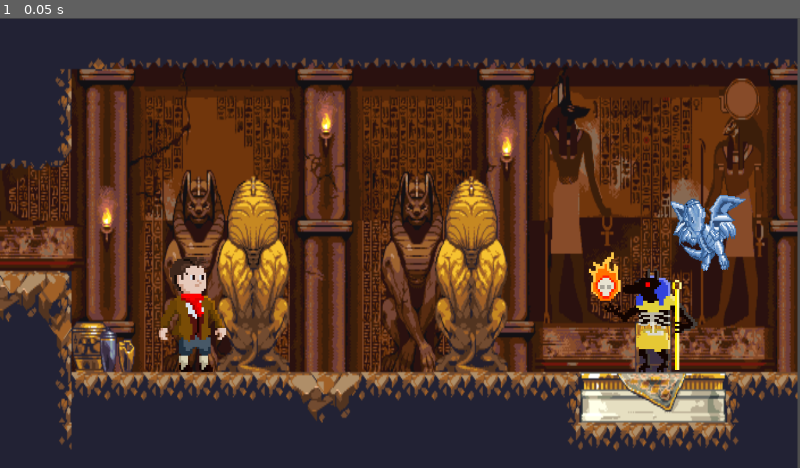
Above: before the commit, frame 1.
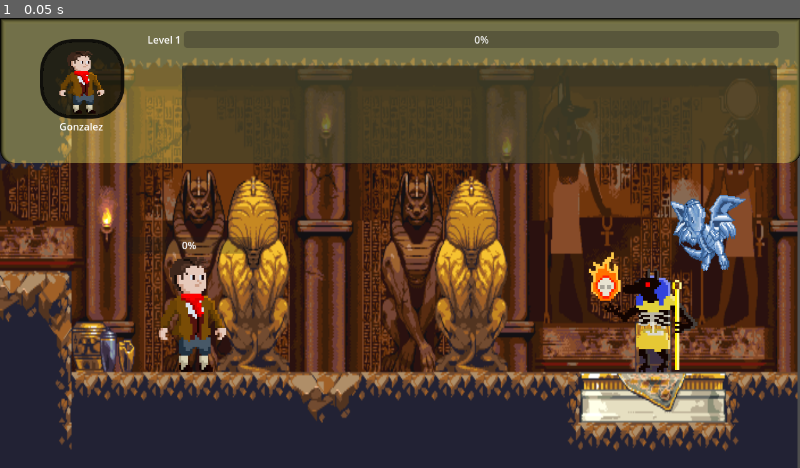
Above: after the commit, the same moment.

Repository: Oozeyard/MMathORPG
Game: Godot game, scene res://Scenes/DragonCave.tscn
The game is run twice, just before and just after one commit, with the same random seed, the same clock (stepped at 60 frames per second) and the same inputs.
Inputs:
- Up to frame 1 (0.05 s): no input

The runs differ from the first frame. In frame 1, 28% of the frame differs, in the area x 0-100%, y 0-53%.
Error after the commit: Invalid call. Nonexistent function 'add_xp' in base 'Control'. (res://Scenes/DragonCave.gd:7)

Commit message:
Adding UI

Diff:
--- /dev/null
+++ b/Scenes/CanvasLayer.gd
@@ -0,0 +1,38 @@
+extends CanvasLayer
+
+# Références vers les ProgressBars
+@onready var health_bar = $HealthBar
+@onready var xp_bar = $XPBar
+
+# Variables pour la vie et l'XP du joueur
+var player_health = 100
+var player_max_health = 100
+var player_xp = 0
+var xp_to_next_level = 100
+var player_level = 1
+
+func _process(delta):
+	# Mettre à jour la barre de vie
+	health_bar.value = player_health
+	health_bar.max_value = player_max_health
+
+	# Mettre à jour la barre d'XP
+	xp_bar.value = player_xp
+	xp_bar.max_value = xp_to_next_level
+
+# Fonction pour ajouter de l'XP au joueur
+func add_xp(amount):
+	player_xp += amount
+	if player_xp >= xp_to_next_level:
+		level_up()
+	# Actualiser la barre d'XP
+	xp_bar.value = player_xp
+
+# Fonction de montée de niveau
+func level_up():
+	player_level += 1
+	player_xp -= xp_to_next_level  # Conserver l'XP excédentaire
+	xp_to_next_level *= 1.5  # Augmenter la difficulté pour le niveau suivant
+	player_max_health += 20  # Augmenter la vie maximum à chaque niveau
+	player_health = player_max_health  # Restaurer la vie après une montée de niveau
+	print("Level Up! Nouveau niveau : " + str(player_level))
--- /dev/null
+++ b/Scenes/DragonCave.gd
@@ -0,0 +1,13 @@
+extends Node2D
+
+@onready var ui = $UI_Player
+
+# Called when the node enters the scene tree for the first time.
+func _ready():
+	ui.add_xp(100)
+	pass # Replace with function body.
+
+
+# Called every frame. 'delta' is the elapsed time since the previous frame.
+func _process(delta):
+	pass
--- a/Scenes/DragonCave.tscn
+++ b/Scenes/DragonCave.tscn
@@ -1,11 +1,14 @@
-[gd_scene load_steps=5 format=3 uid="uid://de8cbar14ra3u"]
+[gd_scene load_steps=7 format=3 uid="uid://de8cbar14ra3u"]
 
+[ext_resource type="Script" path="res://Scenes/DragonCave.gd" id="1_7hrvk"]
 [ext_resource type="SpriteFrames" uid="uid://d3nwvwxnd5gde" path="res://Assets/Sprite/Dragon/dragon_idle.tres" id="2_5jyor"]
 [ext_resource type="SpriteFrames" uid="uid://reys31b6hoha" path="res://Assets/Sprite/Gonzalez/idle/gonzalez_idle.tres" id="2_s7i64"]
 [ext_resource type="SpriteFrames" uid="uid://duniaa1tv2bi6" path="res://Assets/Sprite/Anubis/idle/anubis_idle.tres" id="3_bm2fv"]
 [ext_resource type="Texture2D" uid="uid://hw4r5cnal3qh" path="res://Assets/Background.png" id="4_w1gwg"]
+[ext_resource type="PackedScene" uid="uid://dmi20k8fjanyx" path="res://Scenes/UI_Player.tscn" id="6_nbx4l"]
 
 [node name="DragonCave" type="Node2D"]
+script = ExtResource("1_7hrvk")
 
 [node name="Background" type="Sprite2D" parent="."]
 position = Vector2(638, 364.5)
@@ -29,3 +32,5 @@
 scale = Vector2(0.362, 0.369167)
 sprite_frames = ExtResource("3_bm2fv")
 frame_progress = 0.504223
+
+[node name="UI_Player" parent="." instance=ExtResource("6_nbx4l")]
--- /dev/null
+++ b/Scenes/UI_Player.tscn
@@ -0,0 +1,99 @@
+[gd_scene load_steps=6 format=3 uid="uid://dmi20k8fjanyx"]
+
+[ext_resource type="Script" path="res://Scenes/CanvasLayer.gd" id="1_hgf54"]
+[ext_resource type="Texture2D" uid="uid://qdqfbv8vnu8d" path="res://Assets/Sprite/Gonzalez/idle/gonzalez-0.png" id="2_1f7g0"]
+
+[sub_resource type="StyleBoxFlat" id="StyleBoxFlat_7uhxm"]
+bg_color = Color(1, 0.972549, 0.435294, 0.364706)
+border_width_left = 10
+border_width_top = 10
+border_width_right = 10
+border_color = Color(0, 0, 0, 1)
+border_blend = true
+corner_radius_bottom_right = 20
+corner_radius_bottom_left = 20
+
+[sub_resource type="StyleBoxFlat" id="StyleBoxFlat_8xv2n"]
+bg_color = Color(0, 0, 0, 0.701961)
+border_width_left = 5
+border_width_top = 5
+border_width_right = 5
+border_width_bottom = 5
+border_color = Color(0.0196078, 0.0196078, 0.0196078, 0.901961)
+corner_radius_top_left = 50
+corner_radius_top_right = 50
+corner_radius_bottom_right = 50
+corner_radius_bottom_left = 50
+
+[sub_resource type="StyleBoxTexture" id="StyleBoxTexture_235do"]
+texture = ExtResource("2_1f7g0")
+
+[node name="Ui" type="Control"]
+layout_mode = 3
+anchors_preset = 15
+anchor_right = 1.0
+anchor_bottom = 1.0
+grow_horizontal = 2
+grow_vertical = 2
+
+[node name="CanvasLayer" type="CanvasLayer" parent="."]
+script = ExtResource("1_hgf54")
+
+[node name="Panel" type="Panel" parent="CanvasLayer"]
+offset_right = 1282.0
+offset_bottom = 232.0
+theme_override_styles/panel = SubResource("StyleBoxFlat_7uhxm")
+
+[node name="XPBar" type="ProgressBar" parent="CanvasLayer/Panel"]
+layout_mode = 0
+offset_left = 294.0
+offset_top = 21.0
+offset_right = 1246.0
+offset_bottom = 48.0
+
+[node name="Panel" type="Panel" parent="CanvasLayer/Panel"]
+layout_mode = 0
+offset_left = 64.0
+offset_top = 34.0
+offset_right = 199.0
+offset_bottom = 161.0
+theme_override_styles/panel = SubResource("StyleBoxFlat_8xv2n")
+
+[node name="TextureRect" type="Panel" parent="CanvasLayer/Panel"]
+layout_mode = 0
+offset_left = 71.0
+offset_top = 43.0
+offset_right = 271.0
+offset_bottom = 243.0
+scale = Vector2(0.6, 0.6)
+theme_override_styles/panel = SubResource("StyleBoxTexture_235do")
+
+[node name="Label" type="Label" parent="CanvasLayer/Panel"]
+layout_mode = 0
+offset_left = 95.0
+offset_top = 162.0
+offset_right = 173.0
+offset_bottom = 185.0
+text = "Gonzalez"
+
+[node name="QuestionPanel" type="Panel" parent="CanvasLayer/Panel"]
+layout_mode = 0
+offset_left = 291.0
+offset_top = 76.0
+offset_right = 1243.0
+offset_bottom = 233.0
+
+[node name="Label2" type="Label" parent="CanvasLayer/Panel"]
+layout_mode = 0
+offset_left = 236.0
+offset_top = 23.0
+offset_right = 290.0
+offset_bottom = 46.0
+text = "Level 1"
+
+[node name="ProgressBar" type="ProgressBar" parent="CanvasLayer/Panel"]
+layout_mode = 0
+offset_left = 202.0
+offset_top = 350.0
+offset_right = 403.0
+offset_bottom = 377.0
